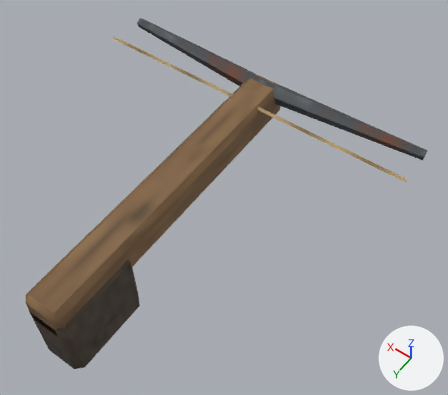
The FBX model Export/Meshes/SW_Tools/SM_Crossbow.fbx, before and after one commit.
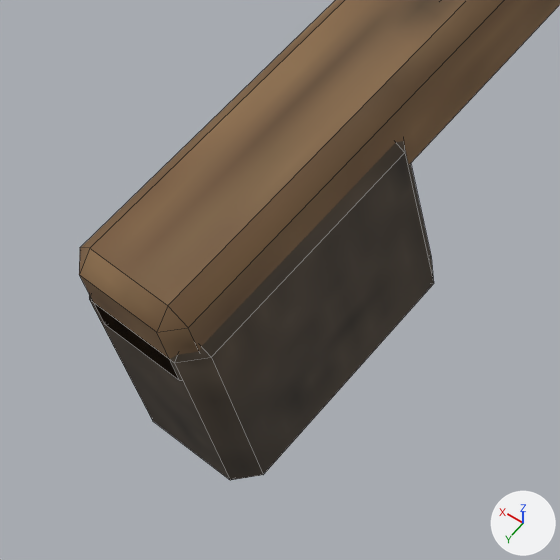
Old and new are each drawn whole from a 50 mm lens placed at (-2.28, 1.52, 4.44), pointed at (-0.31, -1.23, 0.12) and again close up on the part from 0% to 40% of the width and 54% to 100% of the height. The lights are fixed; the arrows at lower right show +X, +Y and +Z. The last two pictures show the newer version. The close-ups show mesh edges as thin lines.

The older version as bpy lines, for what is in view:
```python
me_sm_crossbow = bpy.data.meshes.new('SM_Crossbow')
me_sm_crossbow.from_pydata(...)  # 71 vertices, 74 faces; spans x -1.6..1.6, y -2.45..0.6, z -0.4..0.55
me_sm_crossbow.materials.append(mat_m_survivalatlas_embed)  # picture img_t_survivalatlas_color_embed256_png
ob_sm_crossbow = bpy.data.objects.new('SM_Crossbow', me_sm_crossbow)
ob_sm_crossbow.location = (0.0, 0.0, 0.0)
```
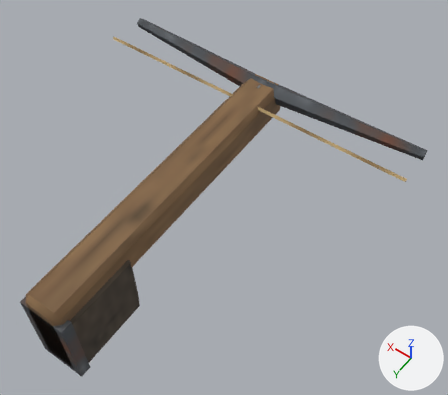
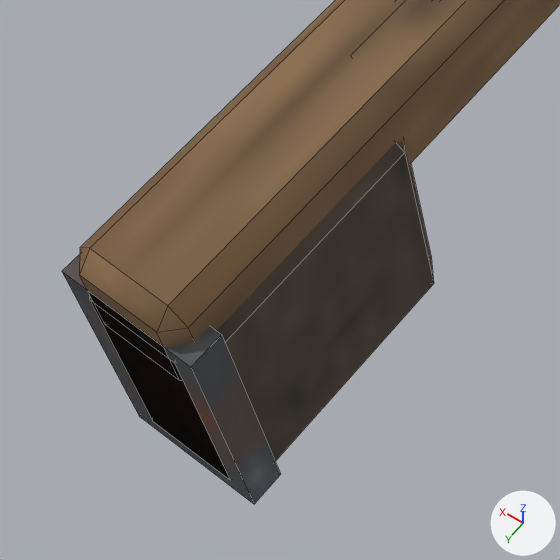
Location of each change, [x1, y1, x2, y2] in pixels of the close-ups (560 x 560 px):
'SM_Crossbow', reshaped
    before: [79, 0, 560, 480]
    after: [62, 0, 560, 504]
part 1 of me_sm_crossbow, added
    after: [62, 254, 281, 504]

Diff of the bpy script that builds the scene:
```diff
--- a/Export/Meshes/SW_Tools/SM_Crossbow.fbx.py
+++ b/Export/Meshes/SW_Tools/SM_Crossbow.fbx.py
@@ me_sm_crossbow @@
 # used by ob_sm_crossbow; location = (0.0, 0.0, 0.0)
-me_sm_crossbow.from_pydata(...)  # 71 vertices, 74 faces; spans x -1.6..1.6, y -2.45..0.6, z -0.4..0.55
+me_sm_crossbow.from_pydata(...)  # 134 vertices, 134 faces; spans x -1.6..1.6, y -2.45..0.6, z -0.4..0.55
+# me_sm_crossbow part 1: a new loose piece, a box spanning x -0.21..0.21, y 0.5..0.6, z -0.4..0.4, in mat_m_survivalatlas_embed (picture img_t_survivalatlas_color_embed256_png)
+# other edits to the shape of me_sm_crossbow do not show in these pictures
 me_sm_crossbow.materials.append(mat_m_survivalatlas_embed)
```
